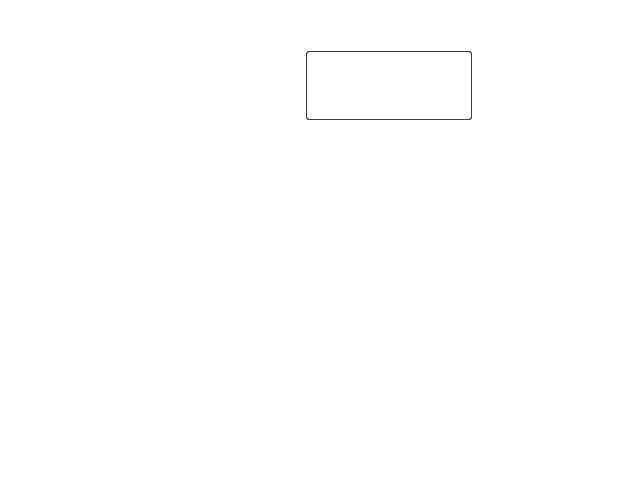
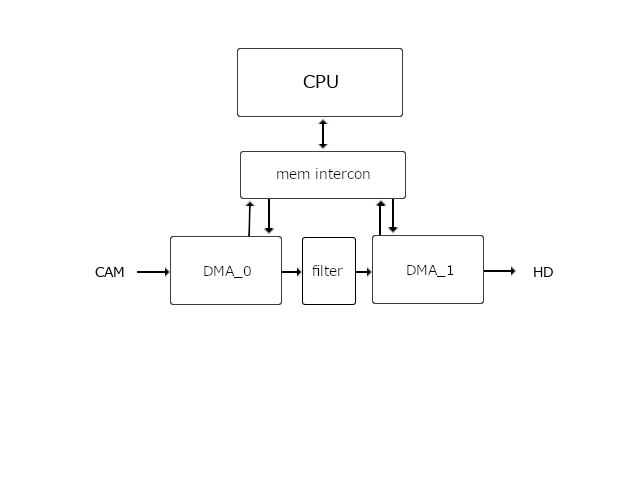
Layer changes from the first (640, 480) image to the second:
painted on "レイヤー #1" over [95, 151, 553, 305]
painted on "四角枠パーツ" over [237, 48, 472, 120]
added layer "矢印" above "背景" over [95, 48, 553, 305]
